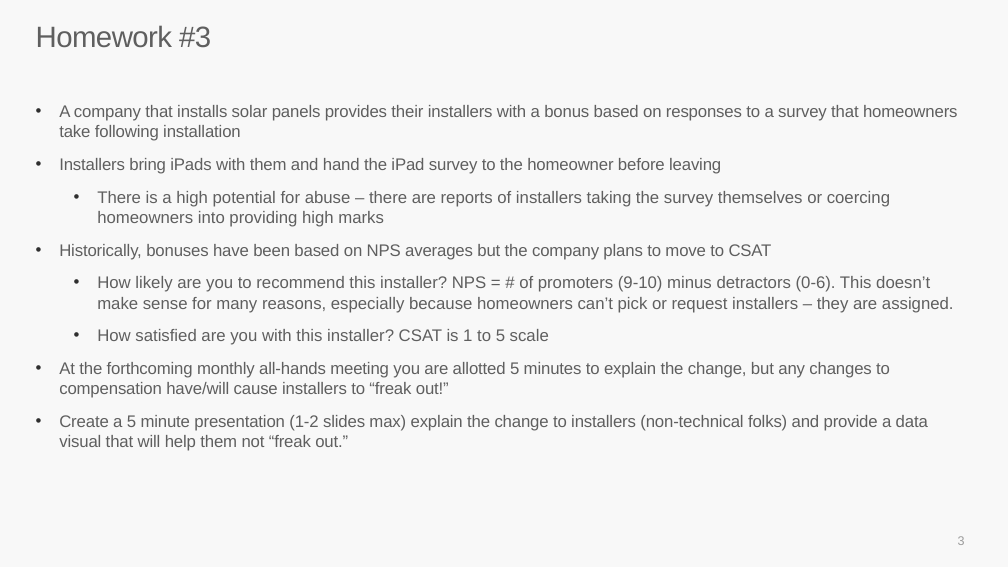
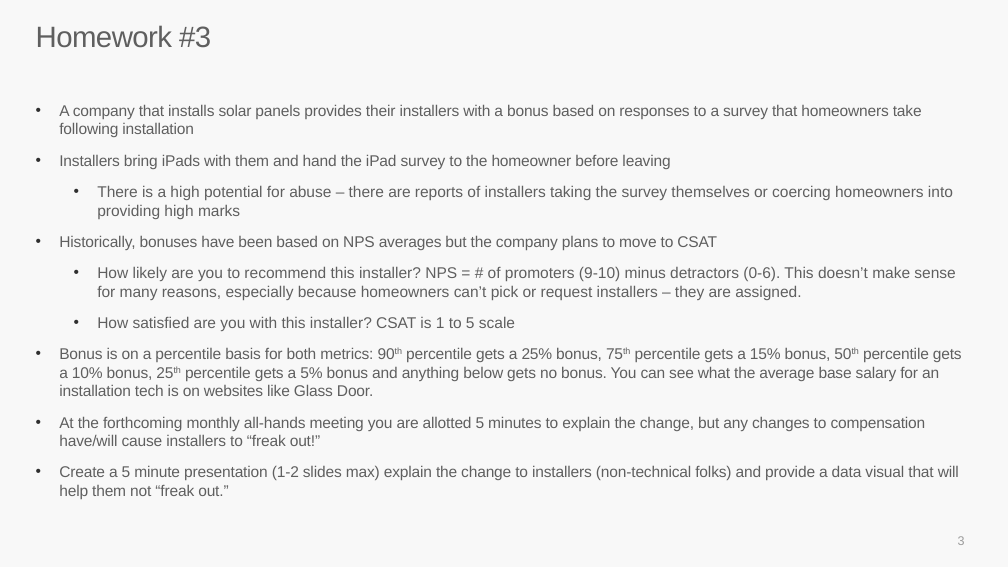
Before and after one commit to jeffreyxparker/stat495rFall2020, a slide deck: slide 3 of Week 4 - Gestalt Principals/Week 4 Homework.pptx. Drawn at 1008x567 pixels with LibreOffice and Linux fonts; fonts in the diff are those of the drawing. Boxes give left, top, right and bottom in pixels: in the first picture for what was removed or moved away, otherwise in the second. Text is boxed around its words. In the diff, an @@ line names an element or a change of style, - is before the commit and + after.

Commit message:
Adding data

```diff
--- a/Week 4 - Gestalt Principals/Week 4 Homework.pptx
+++ b/Week 4 - Gestalt Principals/Week 4 Homework.pptx
@@ text at [59, 104, 959, 480]: size 16 to 14.8 pt in "A company that installs solar panels provides ...", "Installers bring iPads with them and hand ...", "There is a high potential for abuse ...", "Historically, bonuses have been based on NPS ..." and 4 more places @@
@@ text at [59, 347, 962, 396]: paragraph added @@
+• Bonus is on a percentile basis for both metrics: 90th percentile gets a 25% bonus, 75th percentile gets a 15% bonus, 50th percentile gets a 10% bonus, 25th percentile gets a 5% bonus and anything below gets no bonus. You can see what the average base salary for an installation tech is on websites like Glass Door.
```
Also in this commit, not shown: 1 slide added, 3 other files.
